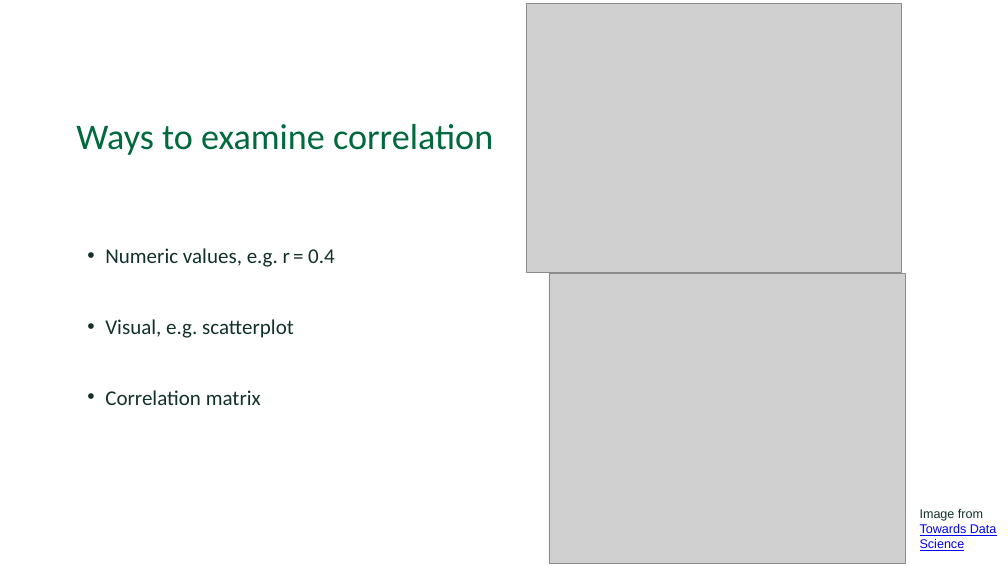
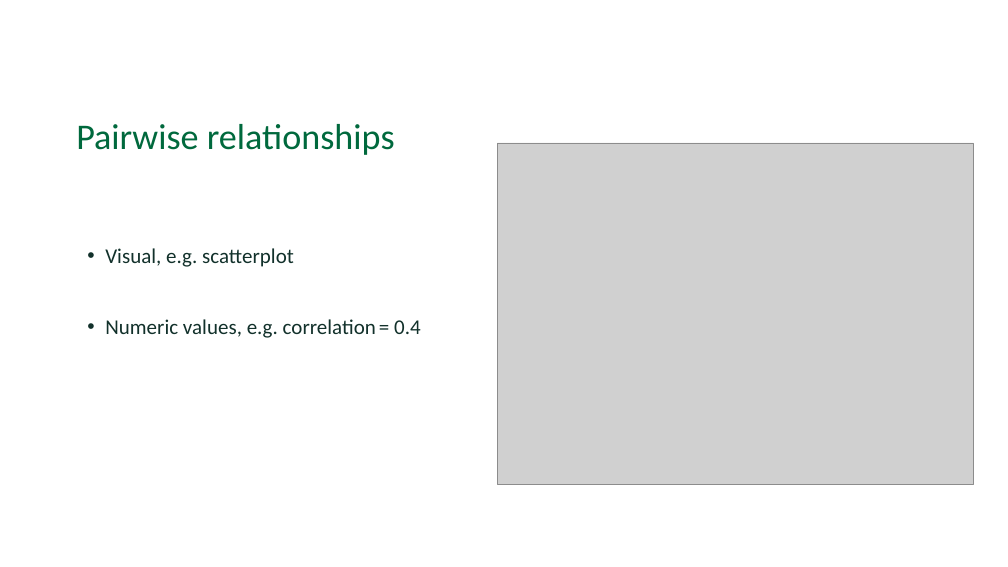
Before and after one commit to Dartmouth-Libraries/r_research-fundamentals_ws, a slide deck: slide 35 of slides/02a_Exploratory-Data-Analysis_EDA.pptx. Drawn at 1008x567 pixels with LibreOffice and Linux fonts; fonts in the diff are those of the drawing; grey boxes stand for pictures; background and template pictures are left out. Boxes give left, top, right and bottom in pixels: in the first picture for what was removed or moved away, otherwise in the second. Text is boxed around its words. In the diff, an @@ line names an element or a change of style, - is before the commit and + after.

```diff
--- a/slides/02a_Exploratory-Data-Analysis_EDA.pptx
+++ b/slides/02a_Exploratory-Data-Analysis_EDA.pptx
@@ text at [76, 124, 395, 155]: text changed @@
-Ways to examine correlation
+Pairwise relationships
@@ picture: place and size @@
-picture at [526, 4, 902, 273]
+picture at [498, 143, 974, 484]
@@ text at [105, 248, 335, 267]: paragraph removed @@
-  • Numeric values, e.g. r = 0.4
@@ picture removed at [549, 274, 906, 563] @@
@@ text at [105, 319, 421, 338]: text changed @@
-  • Correlation matrix
+  • Numeric values, e.g. correlation = 0.4
@@ text removed at [920, 509, 997, 551] @@
-Image from Towards Data Science
```
Also in this commit, not shown: 17 other slides changed, 3 slides added, 1 slide removed.
